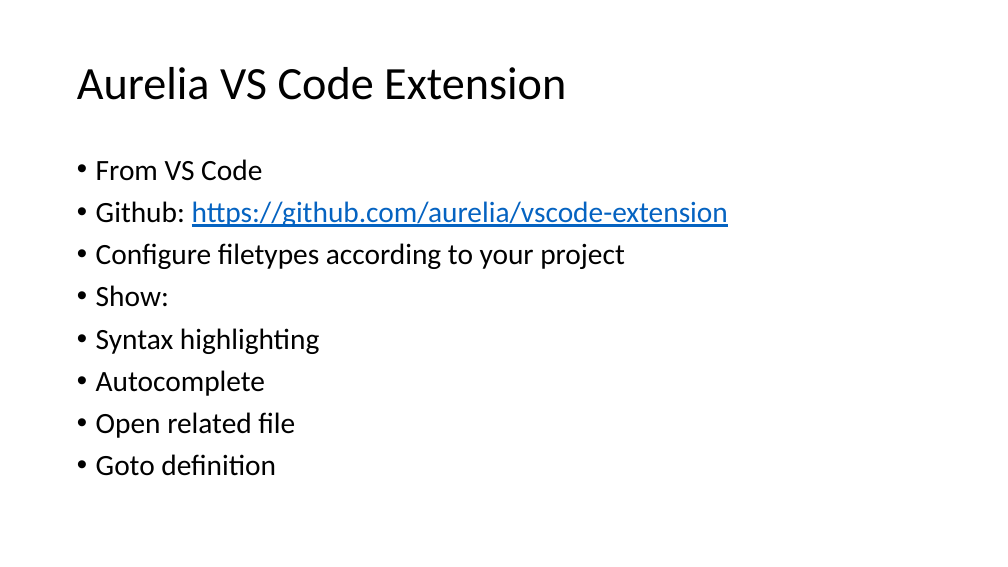
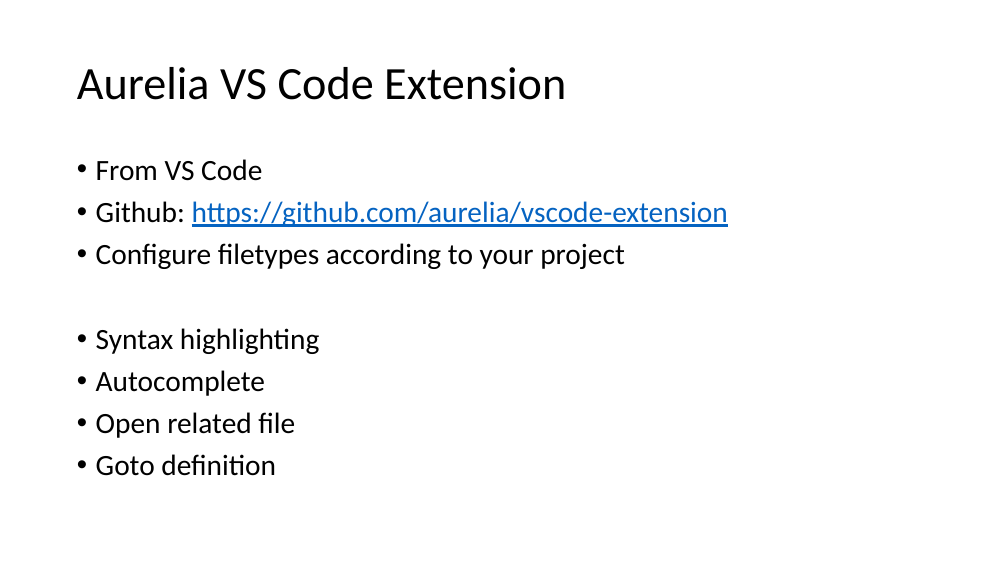
Before and after one commit to mobilemancer/aurelia2-demos, a slide deck: slide 50 of Presentations/Aurelia2 The new Hotness.pptx (slide 49 before the commit). Drawn at 1008x567 pixels with LibreOffice and Linux fonts; fonts in the diff are those of the drawing. Boxes give left, top, right and bottom in pixels: in the first picture for what was removed or moved away, otherwise in the second. Text is boxed around its words. In the diff, an @@ line names an element or a change of style, - is before the commit and + after.

```diff
--- a/Presentations/Aurelia2 The new Hotness.pptx
+++ b/Presentations/Aurelia2 The new Hotness.pptx
@@ text at [96,285,169,307]: paragraph removed @@
-• Show:
```
Also in this commit, not shown: 14 other slides changed, 1 slide added, 1 other file.
